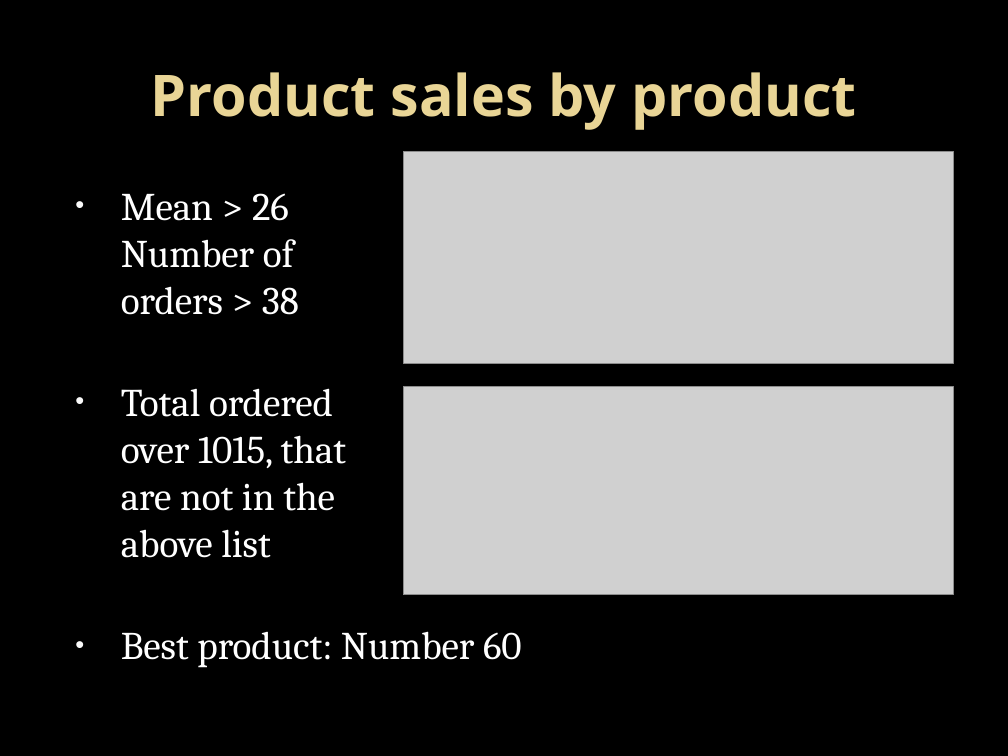
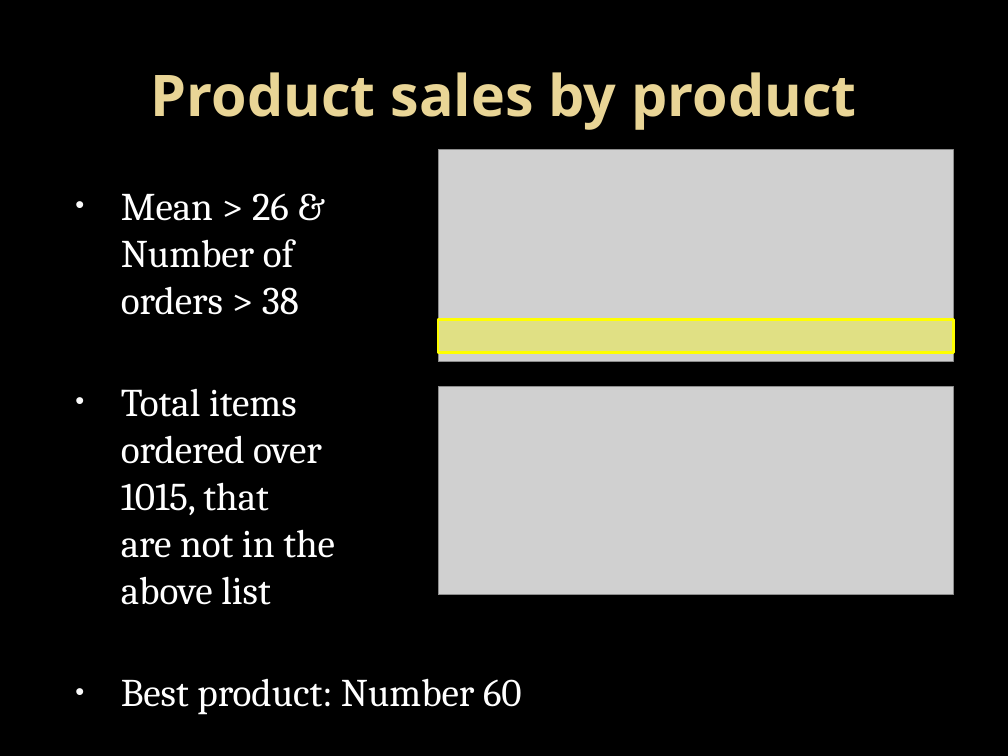
Before and after one commit to lraichik/dsc-mod-3-project-online-ds-ft-051319, a slide deck: slide 3 of Hypothesis testing with the Northwind database.pptx (slide 4 before the commit). Drawn at 1008x756 pixels with LibreOffice and Linux fonts; fonts in the diff are those of the drawing; grey boxes stand for pictures; background and template pictures are left out. Boxes give left, top, right and bottom in pixels: in the first picture for what was removed or moved away, otherwise in the second. Text is boxed around its words. In the diff, an @@ line names an element or a change of style, - is before the commit and + after.

```diff
--- a/Hypothesis testing with the Northwind database.pptx
+++ b/Hypothesis testing with the Northwind database.pptx
@@ picture: place and size @@
-picture at box(403, 151, 954, 363)
+picture at box(438, 149, 954, 361)
@@ text at box(121, 193, 335, 605): text changed @@
-• Mean > 26
-  Number of
-  orders > 38
-• Total ordered
-  over 1015, that
-  are not in the
-  above list
+• Mean > 26 &
+  Number of
+  orders > 38
+• Total items
+  ordered over
+  1015, that
+  are not in the
+  above list
@@ rectangle added at box(438, 320, 954, 353), fill #FFFF00 at 36% opacity, outline #FFFF00 2 pt @@
@@ picture: place and size @@
-picture at box(403, 386, 954, 595)
+picture at box(438, 386, 954, 595)
```
Also in this commit, not shown: 3 other slides changed, 1 slide removed, 2 other files.
